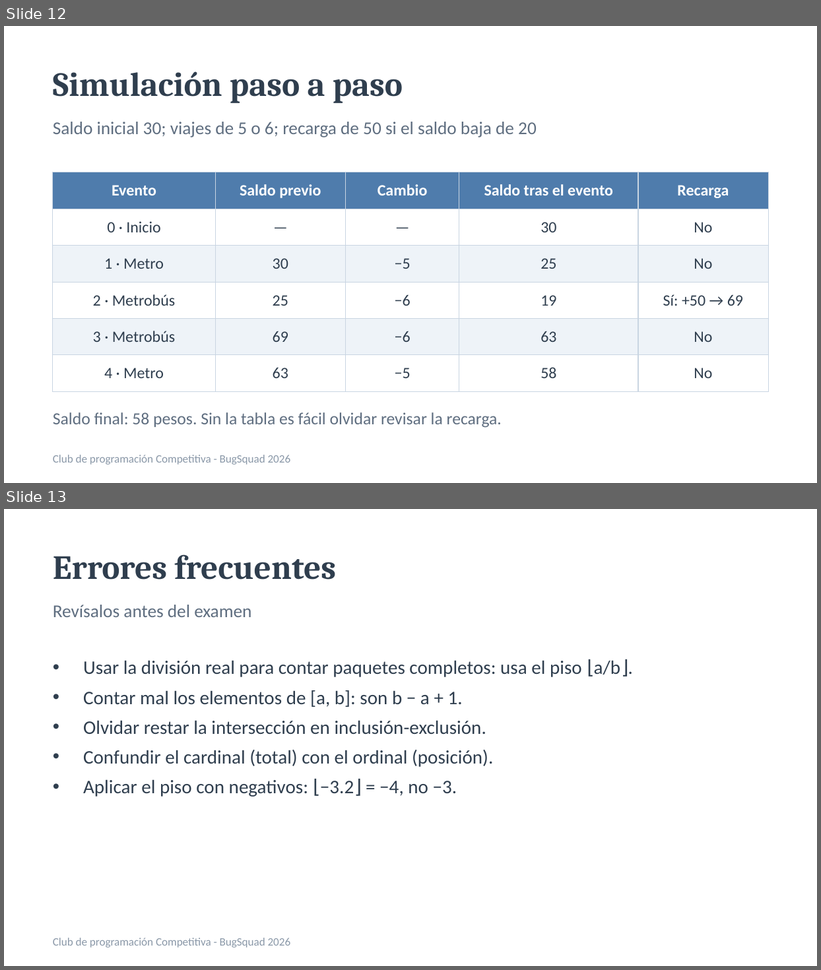
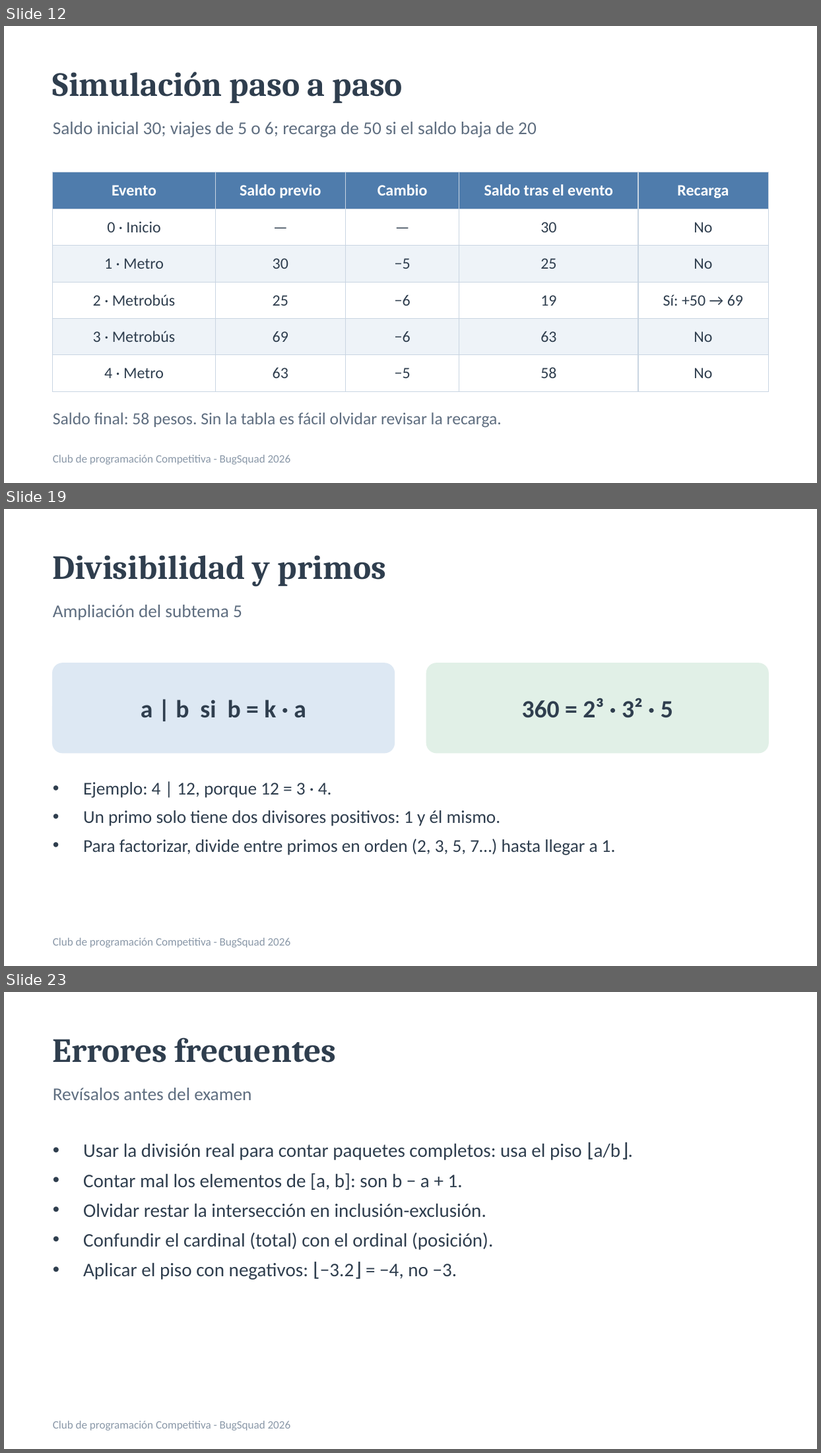
Before and after one commit to rigosantiagog/CompetitiveProgramming, a slide deck: assets/docs/Tema2_Aritmetica_conteo_y_casos.pptx. Shown one above the other, each under a label of ours: slides 12 and 13 before the commit, slides 12, 19 and 23 after it; the slides between them are not shown. The pictures are 821x970 and 821x1453 pixels, drawn with LibreOffice and Linux fonts; fonts in the diff are those of the drawing. Boxes give left, top, right and bottom in pixels: in the first picture for what was removed or moved away, otherwise in the second. Text is boxed around its words. In the diff, an @@ line names an element or a change of style, - is before the commit and + after.

```diff
--- a/assets/docs/Tema2_Aritmetica_conteo_y_casos.pptx
+++ b/assets/docs/Tema2_Aritmetica_conteo_y_casos.pptx
@@ slide 19 added at bbox=[4, 509, 817, 966], background #FFFFFF @@
@@ text added at bbox=[53, 555, 386, 587], 30 pt, text #2F3E4E, bold @@
+Divisibilidad y primos
@@ text added at bbox=[53, 605, 242, 621], 16 pt, text #5F6E80 @@
+Ampliación del subtema 5
@@ rounded rectangle added at bbox=[53, 663, 394, 753], fill #DDE8F3, outline #DDE8F3 1 pt @@
@@ rounded rectangle added at bbox=[427, 663, 768, 753], fill #E1F0E7, outline #E1F0E7 1 pt @@
@@ text added at bbox=[141, 700, 306, 718], 22 pt, text #2F3E4E, bold @@
+a | b si b = k · a
@@ text added at bbox=[522, 698, 673, 718], 22 pt, text #2F3E4E, bold @@
+360 = 2³ · 3² · 5
@@ text added at bbox=[83, 782, 616, 855], 16 pt, text #2F3E4E @@
+• Ejemplo: 4 | 12, porque 12 = 3 · 4.
+• Un primo solo tiene dos divisores positivos: 1 y él mismo.
+• Para factorizar, divide entre primos en orden (2, 3, 5, 7…) hasta llegar a 1.
@@ text added at bbox=[53, 938, 291, 948], 10 pt, text #8A98A8 @@
+Club de programación Competitiva - BugSquad 2026
@@ what was slide 13 is now slide 23 @@
```
Also in this commit, not shown: 2 slides changed, 9 other slides added, 12 other files.
